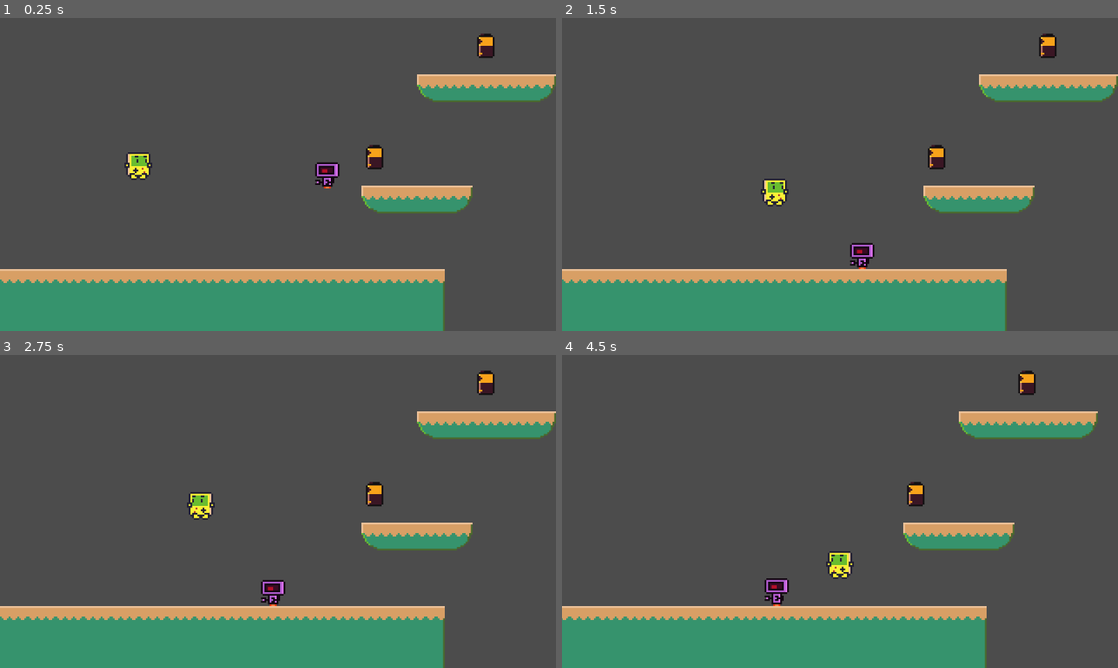
Above: before the commit, frames 1-4 (two rows, left to right).
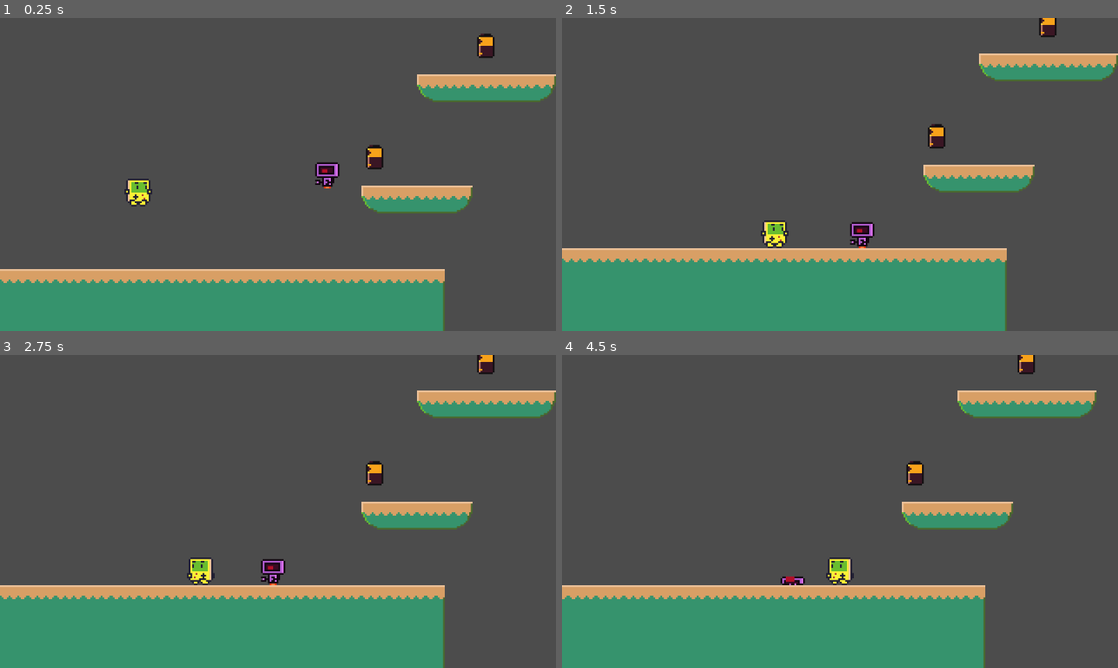
Above: after the commit, the same moments.

Repository: fuzhouch/colin-platformer-project
Game: Godot game, scene res://Level1.tscn
Same seed, same stepped clock (60 frames per second), same inputs: the game is played once before the commit and once after it.
Inputs:
- Up to frame 1 (0.25 s): no input
- Up to frame 2 (1.5 s): hold Right (ui_right) from 0.53 s (still down); tap Up (ui_up) at 0.6, 0.77, 1.07, 1.35 s
- Up to frame 3 (2.75 s): tap Up (ui_up) at 1.52, 1.82, 2.1 s; release Right (ui_right) at 2.03 s; hold Left (ui_left) from 2.03 s (still down)
- Up to frame 4 (4.5 s): release Left (ui_left) at 2.78 s; hold Right (ui_right) 2.78-4.28 s; tap Up (ui_up) at 2.85, 3.02, 3.32, 3.6, 3.77, 4.07, 4.35 s; hold Left (ui_left) from 4.28 s (still down)

The runs differ from the first frame. In frame 1, 0.7% of the frame differs, in the area x 22-28%, y 42-61%; in frame 2, 17%, in the area x 0-100%, y 0-85%; in frame 3, 17%; in frame 4, 16%.

Commit message:
[NEW] Fine tune jumping speed.
1. Jump speed gets higher.
2. Jump falling has a larger accerlation than jumping up (x1.2).
3. Falling has a maximized speed.

Diff:
--- a/Steve.gd
+++ b/Steve.gd
@@ -1,6 +1,6 @@
 extends KinematicBody2D
 
-var in_double_jump = false
+var allow_double_jump = true
 var velocity = Vector2(0, 0)
 var coin = 0
 var hit_points = 2
@@ -11,9 +11,11 @@
 # The constants here needs to be tuned, computing
 # with size of screen and floors.
 const SPEED = 180
-const GRAVITY = 10
-const JUMPFORCE = -500
-const DOUBLE_JUMP_FORCE = -300
+const GRAVITY = 40
+const JUMPFORCE = -1000
+const DOUBLE_JUMP_FORCE = -700
+const HIT_MOVEBACK = 500
+const MAX_FALL_SPEED = 2000
 
 func _ready():
     if use_tsetseg:
@@ -27,67 +29,58 @@
         $Tsetseg.visible = false
         $Mom.visible = false
 
-func _physics_process(_delta):
+func _set_move():
     if Input.is_action_pressed("ui_right"):
-        velocity.x = SPEED
         current_sprite.play("walk")
         current_sprite.flip_h = false
+        velocity.x = SPEED
     elif Input.is_action_pressed("ui_left"):
-        velocity.x = -SPEED
         current_sprite.play("walk")
         current_sprite.flip_h = true
+        velocity.x = -SPEED
     else:
         current_sprite.play("idle")
+    # A possible bug is we set direction to
+    # 1 (left), -1 (right) and 0 (idle), then
+    # we set velocity.x = direction * SPEED.
+    # This can cause bug when hit() also
+    # change velocity.x due to enemy push back.
+    #
+    # Learning is, if we mean to "idle", then
+    # really don't change its value.
 
-    # Make falling faster if no blocking.
-    # When game running, velocity should be back to 0
-    # when hitting floor
-    velocity.y += GRAVITY
+func _set_jump():
+    var fall_adjustment = 1
+    var jump_falling = false
+    var on_floor = is_on_floor()
+    if on_floor:
+        # Reset to basic status
+        allow_double_jump = true
+    else:
+        current_sprite.play("jump")
+        if velocity.y == 0:
+            jump_falling = true
 
-    # "Just" pressing means we process it only once at
-    # the very moment that a key is pressed, not every
-    # frame. It's important to use "just" pressing to
-    # process actions like jumping. If we use
-    # is_action_pressed() here,
-    # sprite can simply fly when holding jump key, because
-    # every frame with jump key pressed is treated as a new
-    # jump action.
-    #
-    # Is_on_floor() needs a definition of direction of floor.
-    # or it just does not work.
+    if Input.is_action_just_pressed("ui_up"):
+        if on_floor:
+            velocity.y = JUMPFORCE
+        elif allow_double_jump:
+            allow_double_jump = false
+            velocity.y = DOUBLE_JUMP_FORCE
 
-    # I added a small quiz to myself: How to implement dump jump?
-    # Below is the code
-    if Input.is_action_just_pressed("ui_up"):
-        if is_on_floor():
-            velocity.y = JUMPFORCE
-            in_double_jump = false
-        else:
-            if not in_double_jump: # Already in double jump status
-                velocity.y = DOUBLE_JUMP_FORCE
-                in_double_jump = true
+    if jump_falling:
+        fall_adjustment = 1.2
 
-    # $Sprite.play() appears to be a declarative call, that
-    # the last .play() calls decides the animation we finally
-    # play in this frame.
-    if not is_on_floor():
-        current_sprite.play("jump")
+    if velocity.y < MAX_FALL_SPEED:
+        velocity.y += GRAVITY * fall_adjustment
+    else:
+        velocity.y = MAX_FALL_SPEED
 
-    # "Slide" means - character keeps moving with same speed
-    # when starts moving, it does not stop if we have no more
-    # action.
+func _physics_process(_delta):
+    _set_move()
+    _set_jump()
     velocity = move_and_slide(velocity, Vector2.UP)
-
     velocity.x = lerp(velocity.x, 0, 0.1)
-    # Lerp = Linear interpolation
-    # 0.1 = 10%
-
-    # If you wanna take action when coin
-    # is collected, e.g., move to next level,
-    # Colin says we may consider doing something here.
-    # However I don't quite like this idea
-    # as this function is called every frame.
-    # Let's think about it for a better place.
 
 func game_over():
     var scene = get_tree().current_scene.filename
@@ -138,15 +131,15 @@
     # Temporarily change color a bit to display
     # a "hit" animation
     set_modulate(Color(1,0.3,0.3,0.5))
-    # Jump back a bit
+    # Enemy push back: Jump back a bit
     velocity.y = JUMPFORCE * 0.3
     current_sprite.play("jump")
-    $HitRecoverTimer.start()
+    $HitRecoverTimer.start() # Color back to normal
 
     if position.x <= enemy_x:
-        velocity.x = -800
+        velocity.x -= HIT_MOVEBACK
     elif position.x > enemy_x:
-        velocity.x = 800
+        velocity.x += HIT_MOVEBACK
 
 # Called by enemy sprite when we have a successful hit.
 func bounce():
